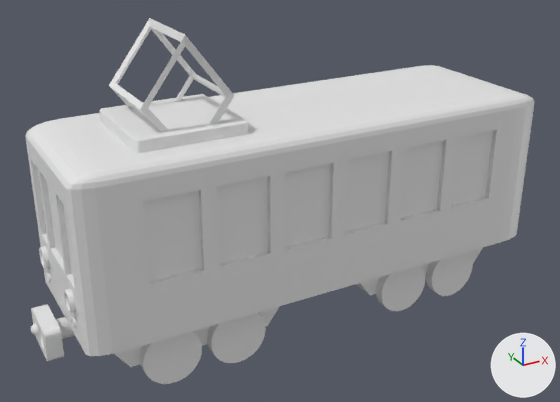
The Blender file Blender/train.blend: old version first, new version second.
Both versions are drawn from a 50 mm camera at (-4.48, -7.75, 4.69) aimed at (-0.24, -0.03, 0.83). Every picture has the same lights, and +X, +Y and +Z are marked at lower right.

The scene before the commit, as lines of its bpy script (objects in view):
```python
ob_cube = bpy.data.objects.new('Cube', me_cube)
ob_cube.location = (0.0, 0.0, 1.0)
ob_cube.scale = (3.0, 1.0, 1.0)
ob_cube_001 = bpy.data.objects.new('Cube.001', me_cube_012)
ob_cube_001.location = (0.0, 0.0, -0.197)
ob_cube_001.scale = (0.863, 0.647, 0.229)
ob_cylinder = bpy.data.objects.new('Cylinder', me_cylinder)
ob_cylinder.location = (-3.0, 0.0, 0.484)
ob_cylinder.rotation_euler = (0.0, 1.571, 0.0)  # degrees (0, 90, 0)
ob_cylinder.scale = (0.126, 0.126, 0.0581)
ob_cylinder_001 = bpy.data.objects.new('Cylinder.001', me_cylinder_001)
ob_cylinder_001.location = (-2.996, 0.0, 0.219)
ob_cylinder_001.rotation_euler = (0.0, 1.571, 0.0)  # degrees (0, 90, 0)
ob_cylinder_001.scale = (0.126, 0.126, 0.0581)
ob_front_window_1 = bpy.data.objects.new('Front Window 1', me_cube_002)
ob_front_window_1.location = (-3.0, -0.555, 1.168)
ob_front_window_1.scale = (0.0614, 0.168, 0.466)
ob_front_window_2 = bpy.data.objects.new('Front Window 2', me_cube_001)
ob_front_window_2.location = (-3.0, 0.0, 1.168)
ob_front_window_2.scale = (0.0614, 0.306, 0.466)
ob_front_window_3 = bpy.data.objects.new('Front Window 3', me_cube_003)
ob_front_window_3.location = (-3.0, 0.555, 1.168)
ob_front_window_3.scale = (0.0614, 0.168, 0.466)
ob_pantograph_base = bpy.data.objects.new('Pantograph Base', me_cube_010)
ob_pantograph_base.location = (-1.579, 0.0, 1.953)
ob_pantograph_base.scale = (0.632, 0.632, 0.182)
ob_side_window_1 = bpy.data.objects.new('Side Window 1', me_cube_007)
ob_side_window_1.location = (-1.996, -1.0, 1.168)
ob_side_window_1.rotation_euler = (0.0, 0.0, 1.571)  # degrees (0, 0, 90)
ob_side_window_1.scale = (0.0614, 0.306, 0.466)
# also in view: 'Cylinder.002' at (0.0, 0.0, -0.42); 'Cylinder.004' at (0.0, 0.0, -0.16); 'Cylinder.003' at (0.0, 0.0, -0.42); 'Pantograph' at (-1.58, 0.0, 2.61)
```
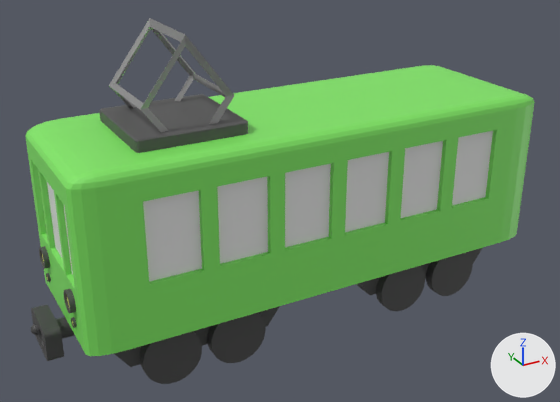
ob_front_window_2 is not drawn itself; it is used by a modifier of ob_cube.
ob_front_window_1 is not drawn itself; it is used by a modifier of ob_cube.
ob_front_window_3 is not drawn itself; it is used by a modifier of ob_cube.
ob_side_window_1 is not drawn itself; it is used by a modifier of ob_cube.

Changed parts and their boxes [x1, y1, x2, y2] in the pictures (560 x 402 px):
'Pantograph Base', recoloured: [99, 94, 248, 153] in both
'Cylinder.002', recoloured: [140, 252, 473, 384] in both
'Cylinder.003', recoloured: [207, 266, 425, 363] in both
'Pantograph', recoloured (white to grey): [109, 18, 234, 132] in both
'Cylinder.004', recoloured (white to grey): [31, 304, 75, 361] in both
'Cube.001', recoloured: [114, 248, 482, 367] in both
part 1 of me_cube, added: after [25, 108, 518, 352]
part 2 of me_cube, recoloured (white to green): [25, 65, 535, 356] in both
part 3 of me_cylinder, recoloured: [39, 247, 70, 314] in both
part 4 of me_cylinder, recoloured: [40, 246, 76, 313] in both
part 5 of me_cylinder_001, recoloured: [46, 273, 77, 327] in both

Edits to the bpy script that builds the scene:
```text
Add mat_lights:
    mat_lights = principled_material('Lights')
    mat_lights.base_color = (0.085, 0.085, 0.085)  # dark grey #525252
Add mat_body:
    mat_body = principled_material('Body')
    mat_body.base_color = (0.218, 0.802, 0.127)  # green #81e764
Change me_cube:
    used by ob_cube; location = (0.0, 0.0, 1.0); scale = (3.0, 1.0, 1.0)
    remove me_cube.from_pydata(...)  # 96 vertices, 86 faces; spans x -1.0..1.0, y -1.0..1.0, z -1.0..1.0
    add me_cube.from_pydata(...)  # 246 vertices, 184 faces; spans x -1.0..1.0, y -1.0..1.0, z -1.0..1.0
    me_cube part 1: 150 vertices added at x -1.0..1.0, y -1.0..1.0, z -0.3..0.63
    me_cube part 2: 82 faces spanning x -1.0..1.0, y -1.0..1.0, z -1.0..1.0 switch from mat_material (white #e7e7e7) to mat_body (green #81e764)
    add me_cube.materials.append(mat_windows)  # white #e7e7e7
Change me_cylinder:
    where me_cylinder.from_pydata(...)  # 128 vertices, 98 faces; spans x -1.0..1.0, y 3.38..5.38, z -1.0..1.0
    used by ob_cylinder; location = (-3.0, 0.0, 0.484); rotation_euler = (0.0, 1.571, 0.0), in degrees (0, 90, 0); scale = (0.126, 0.126, 0.0581)
    me_cylinder part 3: all 64 faces centred in x -0.88..0.88, y 3.5..5.26, z -1.0..-0.79 switch from no material to mat_lights (dark grey #525252)
    me_cylinder part 4: all 32 faces centred in x -0.99..0.99, y 3.39..5.37, z 0.0 switch from no material to mat_lights (dark grey #525252)
    add me_cylinder.materials.append(mat_innerlight)  # yellow #e1e76d
Change me_cylinder_001:
    where me_cylinder_001.from_pydata(...)  # 128 vertices, 98 faces; spans x -0.414..0.414, y 3.965..4.792, z -0.592..0.054
    used by ob_cylinder_001; location = (-2.996, 0.0, 0.219); rotation_euler = (0.0, 1.571, 0.0), in degrees (0, 90, 0); scale = (0.126, 0.126, 0.0581)
    me_cylinder_001 part 5: all 32 faces centred in x -0.41..0.41, y 3.969..4.788, z -0.269 switch from no material to mat_lights (dark grey #525252)
    add me_cylinder_001.materials.append(mat_innerlight)  # yellow #e1e76d
Change me_cube_009:
    where me_cube_009.from_pydata(...)  # 46 vertices, 48 faces; spans x -1.07..1.07, y -1.05..1.05, z -0.45..1.07
    add me_cube_009.materials.append(mat_pantograph)  # grey #a5a5a5
Change me_cube_010:
    where me_cube_010.from_pydata(...)  # 68 vertices, 58 faces; spans x -1.0..1.0, y -1.0..1.0, z -1.0..1.0
    add me_cube_010.materials.append(mat_pantographbase)  # dark grey #545454
Change me_cube_012:
    where me_cube_012.from_pydata(...)  # 16 vertices, 14 faces; spans x -3.09..-0.65, y -1.0..1.0, z -1.22..1.0
    add me_cube_012.materials.append(mat_bogey)  # dark grey #474747
Change me_cylinder_002:
    where me_cylinder_002.from_pydata(...)  # 64 vertices, 34 faces; spans x -6.72..-4.72, y -1.63..0.37, z -12.18..-10.18
    add me_cylinder_002.materials.append(mat_bogey)  # dark grey #474747
Change me_cylinder_003:
    where me_cylinder_003.from_pydata(...)  # 64 vertices, 34 faces; spans x -4.39..-2.39, y -1.63..0.37, z -12.18..-10.18
    add me_cylinder_003.materials.append(mat_bogey)  # dark grey #474747
Change me_cylinder_004:
    where me_cylinder_004.from_pydata(...)  # 871 vertices, 825 faces; spans x -1.69..1.69, y -2.75..2.75, z -28.91..-21.9
    add me_cylinder_004.materials.append(mat_bogey)  # dark grey #474747
Change ob_cube:
    remove _m = ob_cube.modifiers.new('Front Window 1', 'BOOLEAN')
    remove _m.object = ob_front_window_1
    remove _m = ob_cube.modifiers.new('Front Window 2', 'BOOLEAN')
    remove _m.object = ob_front_window_2
    remove _m = ob_cube.modifiers.new('Front Window 3', 'BOOLEAN')
    remove _m.object = ob_front_window_3
    remove _m = ob_cube.modifiers.new('Rear Window 1', 'BOOLEAN')
    remove _m.object = ob_rear_window_1
    remove _m = ob_cube.modifiers.new('Rear Window 2', 'BOOLEAN')
    remove _m.object = ob_rear_window_2
    remove _m = ob_cube.modifiers.new('Rear Window 3', 'BOOLEAN')
    remove _m.object = ob_rear_window_3
    remove _m = ob_cube.modifiers.new('Side Window 1', 'BOOLEAN')
    remove _m.object = ob_side_window_1
    remove _m = ob_cube.modifiers.new('Side Window 2', 'BOOLEAN')
    remove _m.object = ob_side_window_2
Remove ob_front_window_2:
    ob_front_window_2 = bpy.data.objects.new('Front Window 2', me_cube_001)
Remove ob_front_window_1:
    ob_front_window_1 = bpy.data.objects.new('Front Window 1', me_cube_002)
Remove ob_front_window_3:
    ob_front_window_3 = bpy.data.objects.new('Front Window 3', me_cube_003)
Remove ob_side_window_1:
    ob_side_window_1 = bpy.data.objects.new('Side Window 1', me_cube_007)
```
